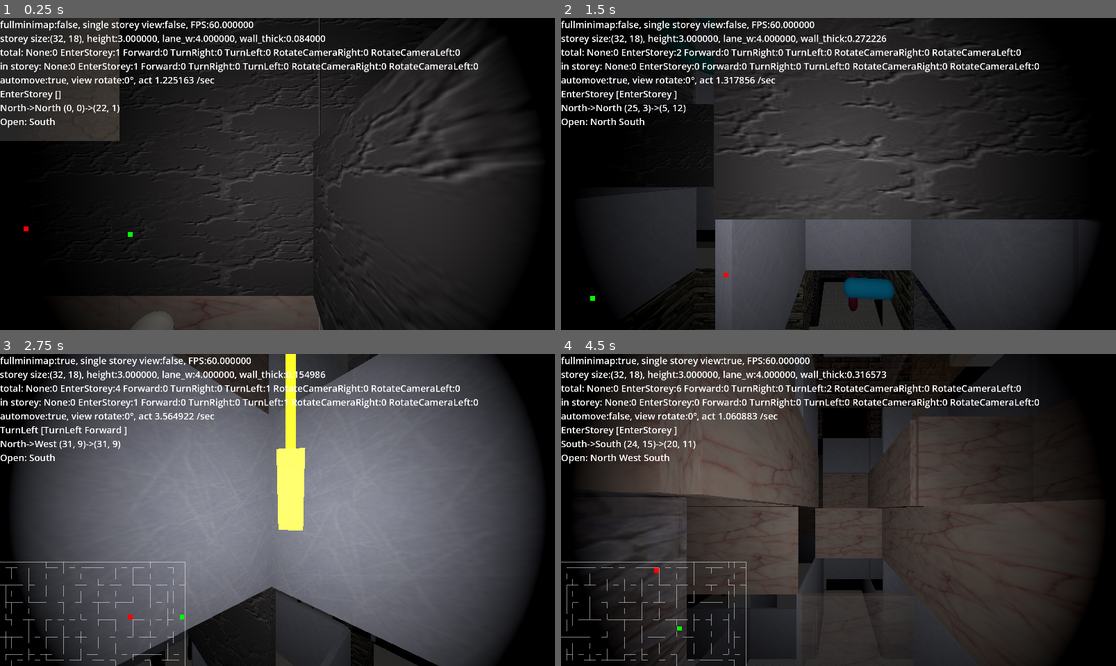
Above: before the commit, frames 1-4 (two rows, left to right).
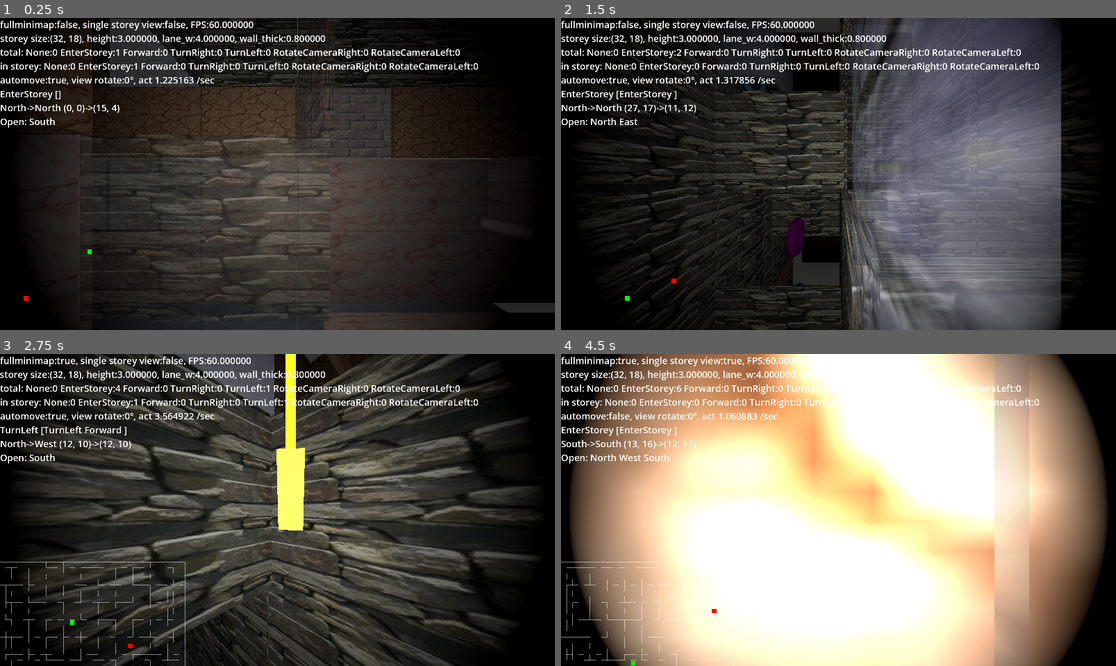
Above: after the commit, the same moments.

Repository: kasworld/gd4maze3d
Game: Godot game, scene res://main.tscn
Same seed, same stepped clock (60 frames per second), same inputs: the game is played once before the commit and once after it.
Inputs (mouse positions are in pixels of both pictures, inside the frame that each line leads up to):
- Up to frame 1 (0.25 s): no input
- Up to frame 2 (1.5 s): tap Enter at 0.5, 0.6, 1.35 s; move the mouse to (960, 158) at 0.52 s; hold Right 0.53-1.28 s; click (960, 158) at 0.67 s; tap Space at 0.77 s; move the mouse to (727, 189) at 1.27 s; hold Down from 1.28 s (still down)
- Up to frame 3 (2.75 s): tap Space at 1.52 s; move the mouse to (333, 441) at 2.02 s; release Down at 2.03 s; hold Right from 2.03 s (still down); tap 1 at 2.1 s; tap Enter at 2.3 s
- Up to frame 4 (4.5 s): move the mouse to (810, 572) at 2.77 s; release Right at 2.78 s; hold Up 2.78-3.53 s; tap 2 at 2.85 s; click (810, 572) at 2.92 s; tap Space at 3.02, 3.77 s; tap Enter at 3.05, 3.8, 4.35 s; move the mouse to (1005, 556) at 3.52 s; hold Left from 3.53 s (still down); tap 3 at 3.6 s; move the mouse to (672, 463) at 4.27 s

The runs differ from the first frame. In frame 1, 36% of the frame differs, in the area x 0-100%, y 0-100%; in frame 2, 53%; in frame 3, 72%; in frame 4, 89%, in the area x 1-99%, y 0-100%.

Commit message:
storey init param

Diff:
--- a/main.gd
+++ b/main.gd
@@ -2,20 +2,25 @@
 
 var storey_scene = preload("res://storey.tscn")
 var maze_size = Vector2i(32*1,18*1)
+var storey_h :float = 3.0
+var lane_w :float = 4.0
+var wall_thick :float = lane_w *0.05
 const StoreyCount :int = 7
 const StoreyPlay :int = int(StoreyCount/2)
 var storey_list :Array[Storey]
 func get_cur_storey()->Storey:
 	return storey_list[StoreyPlay]
-func add_new_storey()->void:
+func add_new_storey(msize :Vector2i, h :float, lw :float, wt :float, stp :Vector2i, gp :Vector2i)->void:
 	var st = storey_scene.instantiate()
 	add_child(st)
-	st.init(maze_size)
+	st.init(msize,h,lw,wt,stp,gp)
 	storey_list.append(st)
 func del_old_storey()->void:
 	var st = storey_list.pop_front()
 	remove_child(st)
 	st.queue_free()
+func rand_pos()->Vector2i:
+	return Vector2i(randi_range(0,maze_size.x-1),randi_range(0,maze_size.y-1) )
 
 var minimap_scene = preload("res://mini_map.tscn")
 var minimap :MiniMap
@@ -46,7 +51,7 @@
 		else :
 			pl.init(false, true)
 	for i in StoreyCount:
-		add_new_storey()
+		add_new_storey(maze_size,storey_h,lane_w,wall_thick,rand_pos(),rand_pos())
 	get_viewport().size_changed.connect(vpsize_changed)
 	enter_new_storey()
 
@@ -56,7 +61,7 @@
 
 func enter_new_storey()->void:
 	del_old_storey()
-	add_new_storey()
+	add_new_storey(maze_size,storey_h,lane_w,wall_thick,rand_pos(),rand_pos())
 	for i in StoreyCount:
 		storey_list[i].view_floor_ceiling(false,false)
 	storey_list[0].view_floor_ceiling(true,false)
--- a/storey.gd
+++ b/storey.gd
@@ -50,14 +50,19 @@
 	return deg_to_rad(d*90.0)
 
 var maze_size : Vector2i
-var maze_cells :Maze
+var storey_h :float
+var lane_w :float
+var wall_thick :float
 var start_pos :Vector2i
 var goal_pos :Vector2i
+
+var maze_cells :Maze
 func is_goal_pos(p :Vector2i)->bool:
 	return goal_pos == p
 var start_node : MeshInstance3D
 var goal_node : MeshInstance3D
-
+func rand_pos()->Vector2i:
+	return Vector2i(randi_range(0,maze_size.x-1),randi_range(0,maze_size.y-1) )
 
 var capsule_pos_dic :Dictionary
 func is_capsule_pos(p :Vector2i)->bool:
@@ -91,21 +96,22 @@
 	add_child(n)
 	return n
 
-var storey_h = 3.0
-var lane_w = 4.0
-var wall_thick :float
 func mazepos2storeypos( mp :Vector2i, y :float)->Vector3:
 	return Vector3(lane_w/2+ mp.x*lane_w, y, lane_w/2+ mp.y*lane_w)
 
 func info_str()->String:
 	return "size:%s, height:%f, lane_w:%f, wall_thick:%f" % [
-		maze_size,storey_h, lane_w, wall_thick ]
+		maze_size,storey_h, lane_w, wall_thick*lane_w ]
 
 var main_wall_tex :CompressedTexture2D
 var sub_wall_tex :CompressedTexture2D
-func init(msize :Vector2i)->void:
+func init(msize :Vector2i, h :float, lw :float, wt :float, stp :Vector2i, gp :Vector2i)->void:
 	maze_size = msize
-	wall_thick = randf_range(lane_w*0.01,lane_w*0.1)
+	storey_h = h
+	lane_w = lw
+	wall_thick = wt
+	start_pos = stp
+	goal_pos = gp
 
 	var tex_keys = tex_dict.keys()
 	tex_keys.shuffle()
@@ -125,9 +131,7 @@
 	maze_cells = Maze.new(maze_size)
 	maze_cells.make_maze()
 	make_wall_by_maze()
-	start_pos = rand_pos()
 	start_node = add_text_mark_at(start_pos, Color.YELLOW, "Start")
-	goal_pos = rand_pos()
 	goal_node = add_text_mark_at(goal_pos, Color.YELLOW, "Goal")
 	for y in maze_size.y:
 		for x in maze_size.x:
@@ -149,8 +153,6 @@
 	add_child(n)
 	return n
 
-func rand_pos()->Vector2i:
-	return Vector2i(randi_range(0,maze_size.x-1),randi_range(0,maze_size.y-1) )
 
 func _process(delta: float) -> void:
 	start_node.rotate_y(delta)
